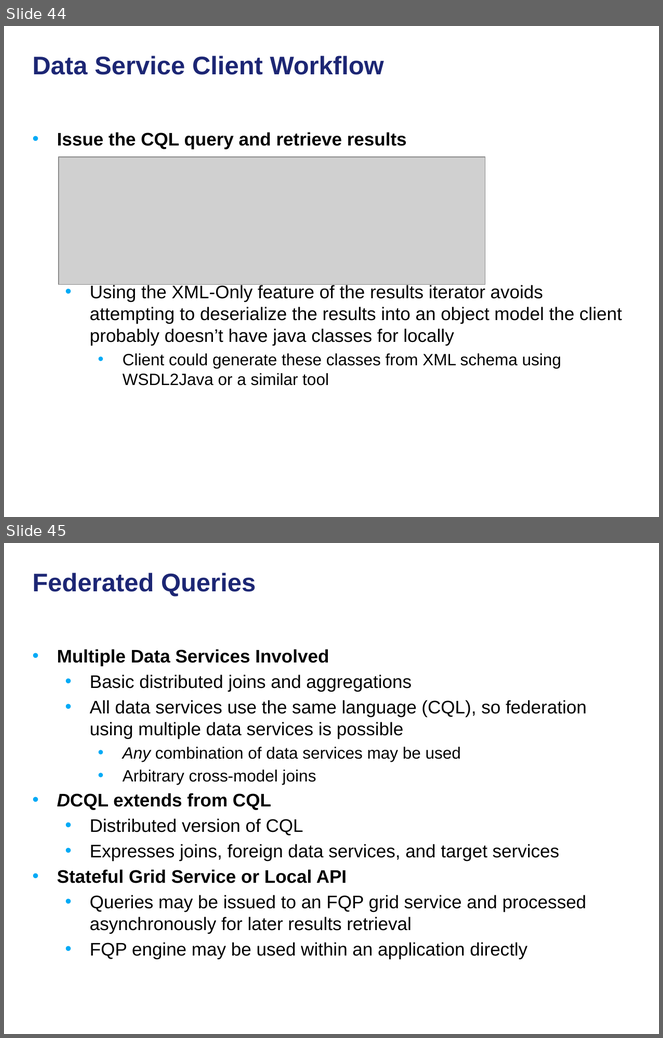
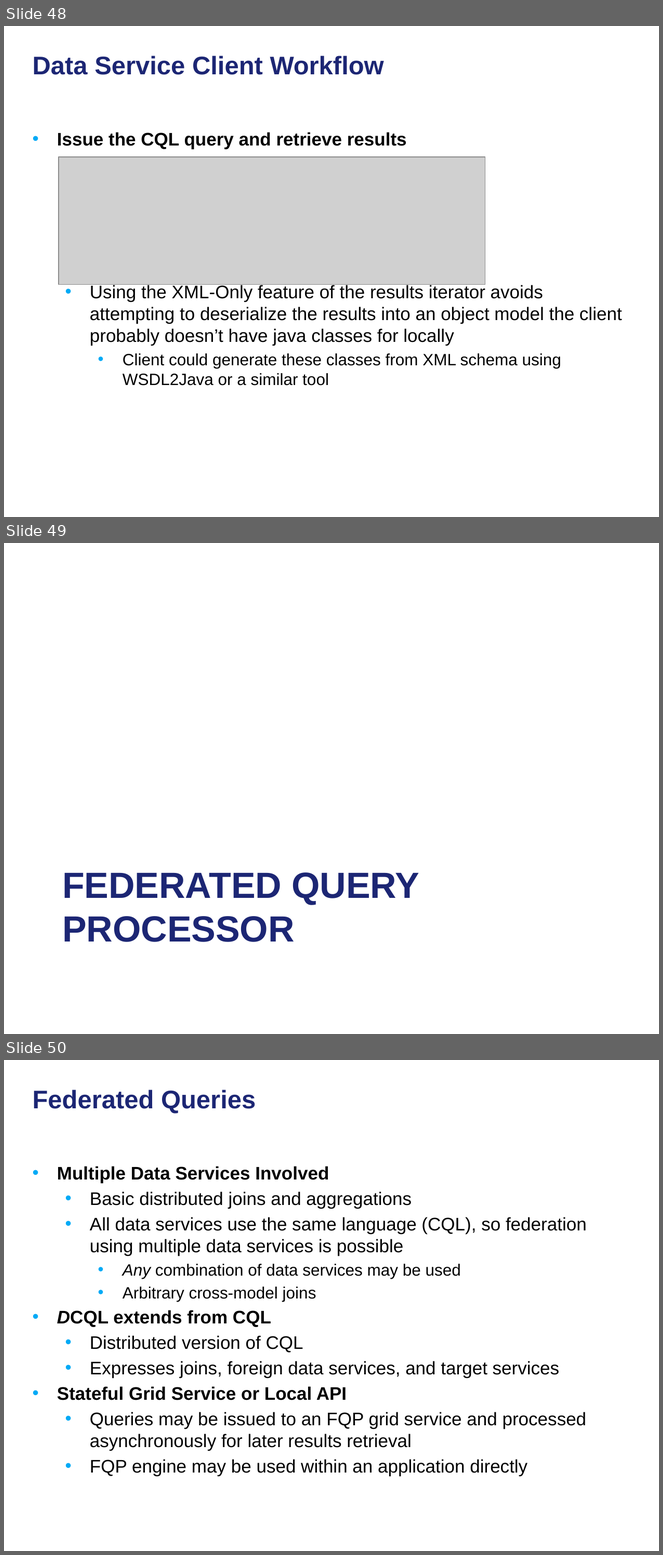
Before and after one commit to NCIP/cagrid-docs, a slide deck: presentations/200906_Novartis/caGrid Data Services.pptx. Shown one above the other, each under a label of ours: slides 44 and 45 before the commit, slides 48, 49 and 50 after it. The pictures are 663x1038 and 663x1555 pixels, drawn with LibreOffice and Linux fonts; fonts in the diff are those of the drawing; grey boxes stand for pictures; background and template pictures are left out. Boxes give left, top, right and bottom in pixels: in the first picture for what was removed or moved away, otherwise in the second. Text is boxed around its words. In the diff, an @@ line names an element or a change of style, - is before the commit and + after.

```diff
--- a/presentations/200906_Novartis/caGrid Data Services.pptx
+++ b/presentations/200906_Novartis/caGrid Data Services.pptx
@@ slide 49 added at (4,543,659,1034), background picture (left out) @@
@@ title added at (62,873,419,942), 40 pt, text #1C2674, bold @@
+FEDERATED QUERY PROCESSOR
@@ what was slide 44 is now slide 48 @@
@@ what was slide 45 is now slide 50 @@
```
Also in this commit, not shown: 5 other slides added.
